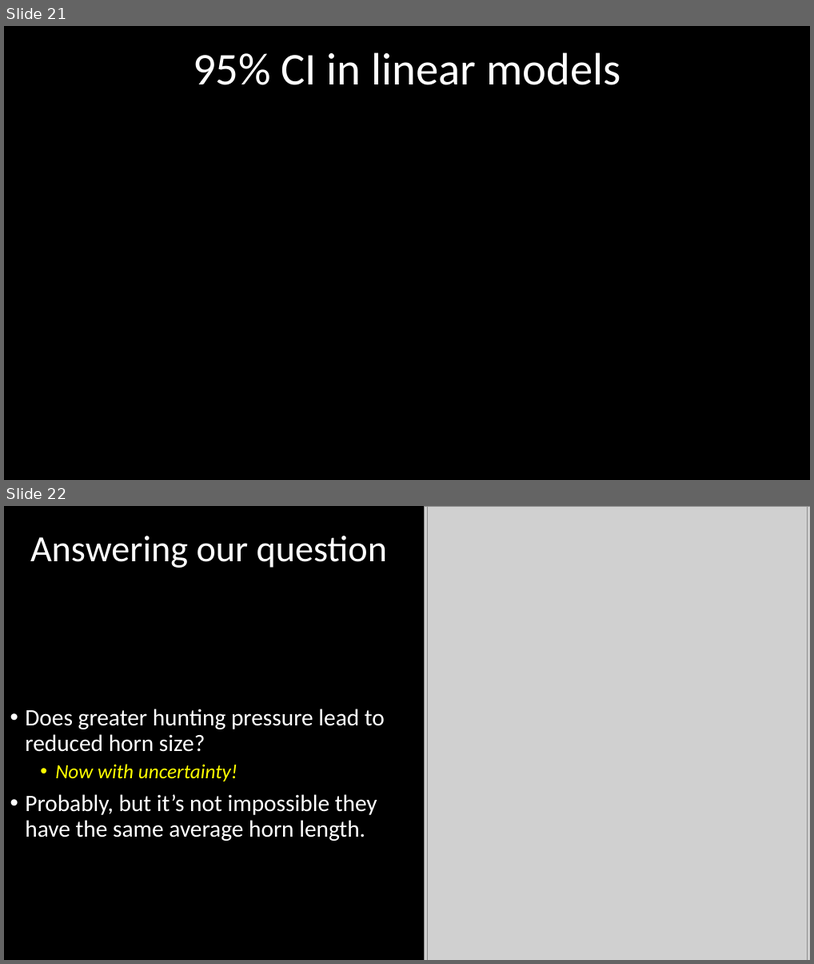
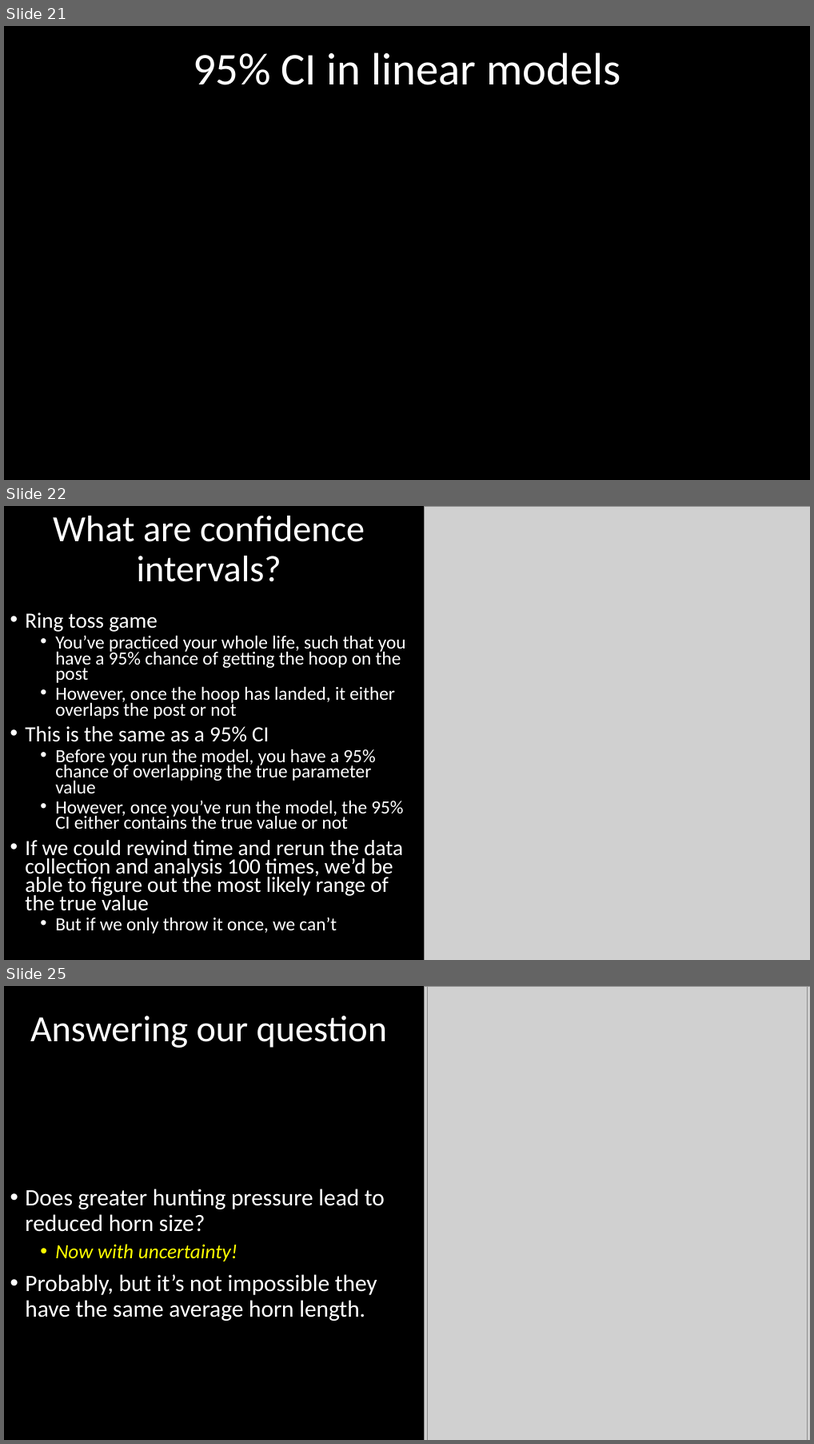
Before and after one commit to DeonRoos/006-BI3010, a slide deck: Lecture 7 - Cat LM/slides/Lecture 5.1 LM with categorical.pptx. Shown one above the other, each under a label of ours: slides 21 and 22 before the commit, slides 21, 22 and 25 after it; the slides between them are not shown. The pictures are 814x964 and 814x1444 pixels, drawn with LibreOffice and Linux fonts; fonts in the diff are those of the drawing; grey boxes stand for pictures. Boxes give left, top, right and bottom in pixels: in the first picture for what was removed or moved away, otherwise in the second. Text is boxed around its words. In the diff, an @@ line names an element or a change of style, - is before the commit and + after.

```diff
--- a/Lecture 7 - Cat LM/slides/Lecture 5.1 LM with categorical.pptx
+++ b/Lecture 7 - Cat LM/slides/Lecture 5.1 LM with categorical.pptx
@@ slide 22 added at (4, 506, 810, 960), background #000000 @@
@@ title added at (53, 516, 365, 582), 44 pt, text #FFFFFF @@
+What are confidence intervals?
@@ picture added at (425, 506, 810, 960) @@
@@ text added at (25, 612, 406, 933), 22.2 pt, text #FFFFFF @@
+• Ring toss game
+  • You’ve practiced your whole life, such that you have a 95% chance of getting the hoop on the post
+  • However, once the hoop has landed, it either overlaps the post or not
+• This is the same as a 95% CI
+  • Before you run the model, you have a 95% chance of overlapping the true parameter value
+  • However, once you’ve run the model, the 95% CI either contains the true value or not
+• If we could rewind time and rerun the data collection and analysis 100 times, we’d be able to figure out the most likely range of the true value
+  • But if we only throw it once, we can’t
@@ what was slide 22 is now slide 25 @@
```
Also in this commit, not shown: 2 other slides added, 4 other files.
